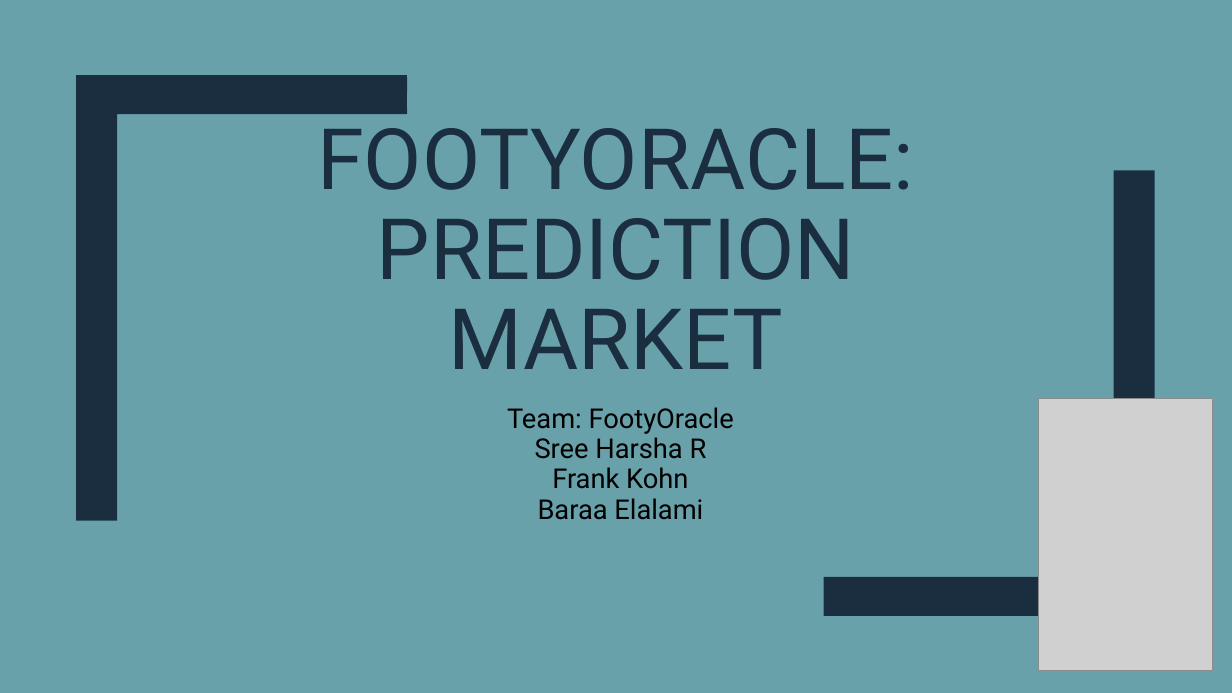
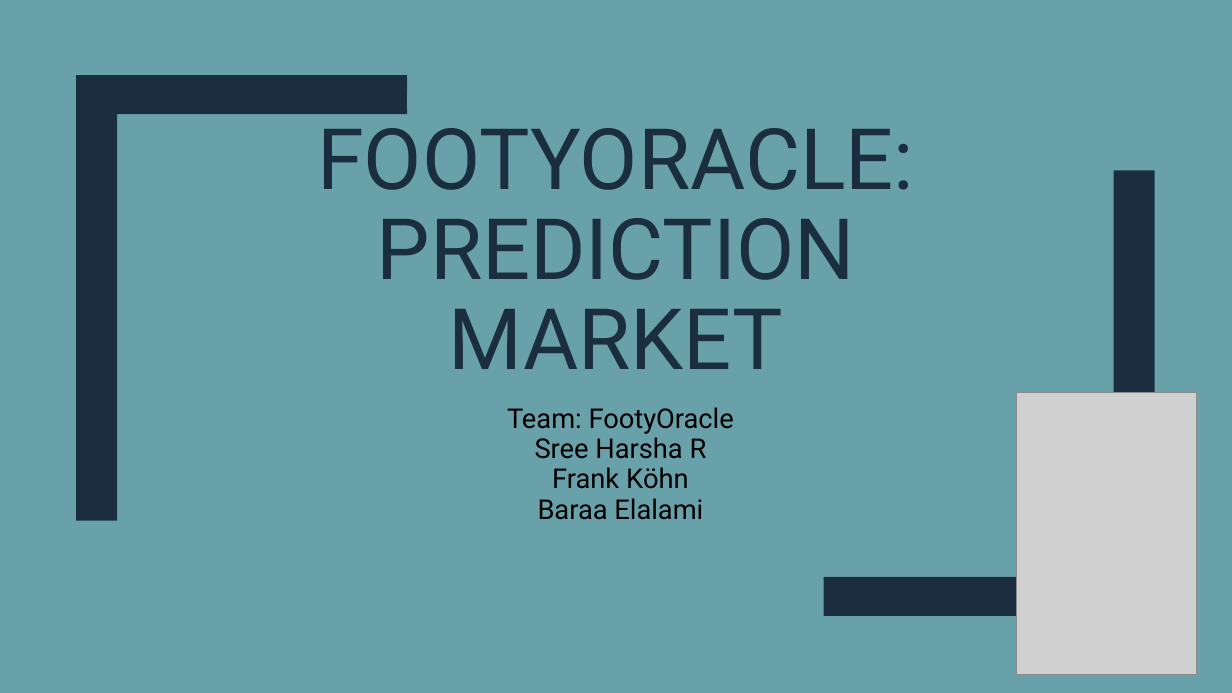
Before and after one commit to Baraa42/footy-oracle, a slide deck: slide 1 of FootyOracle-MoralisAvax.pptx. Drawn at 1232x693 pixels with LibreOffice and Linux fonts; fonts in the diff are those of the drawing; grey boxes stand for pictures. Boxes give left, top, right and bottom in pixels: in the first picture for what was removed or moved away, otherwise in the second. Text is boxed around its words. In the diff, an @@ line names an element or a change of style, - is before the commit and + after.

```diff
--- a/FootyOracle-MoralisAvax.pptx
+++ b/FootyOracle-MoralisAvax.pptx
@@ picture resized from (x1=1039, y1=398, x2=1214, y2=671) to (x1=1017, y1=393, x2=1196, y2=675) @@
@@ subtitle at (x1=552, y1=467, x2=689, y2=489): text changed @@
-Frank Kohn
+Frank Köhn
```
Also in this commit, not shown: 12 other slides changed.
